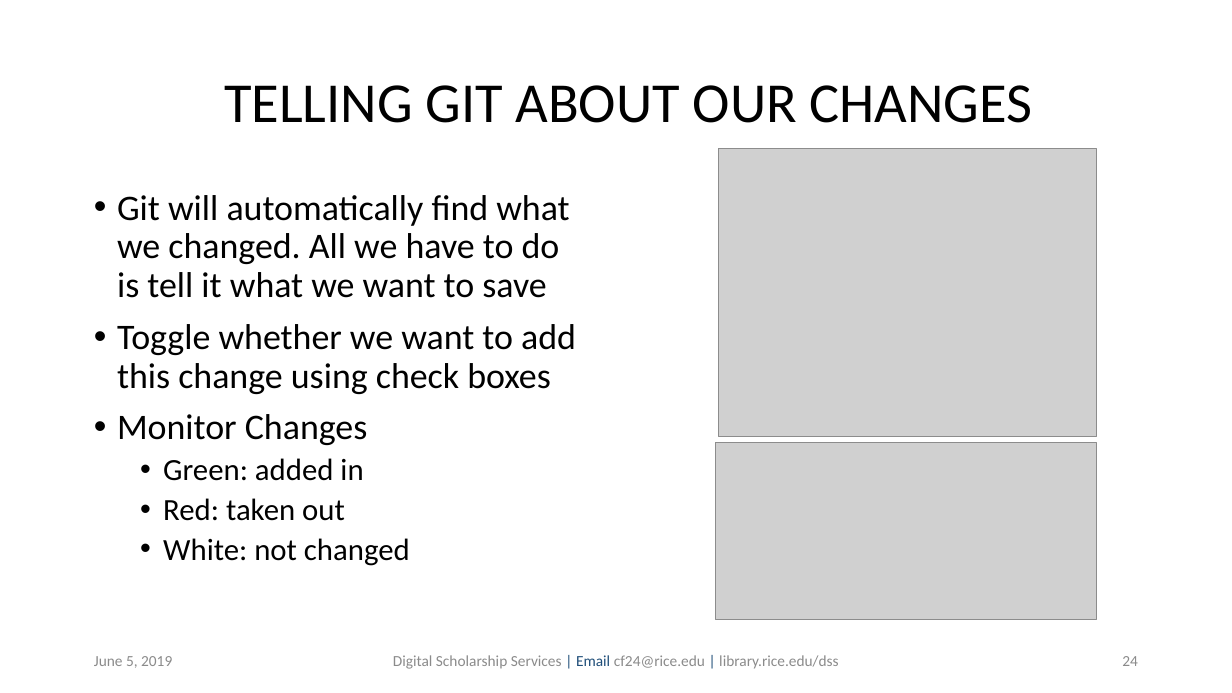
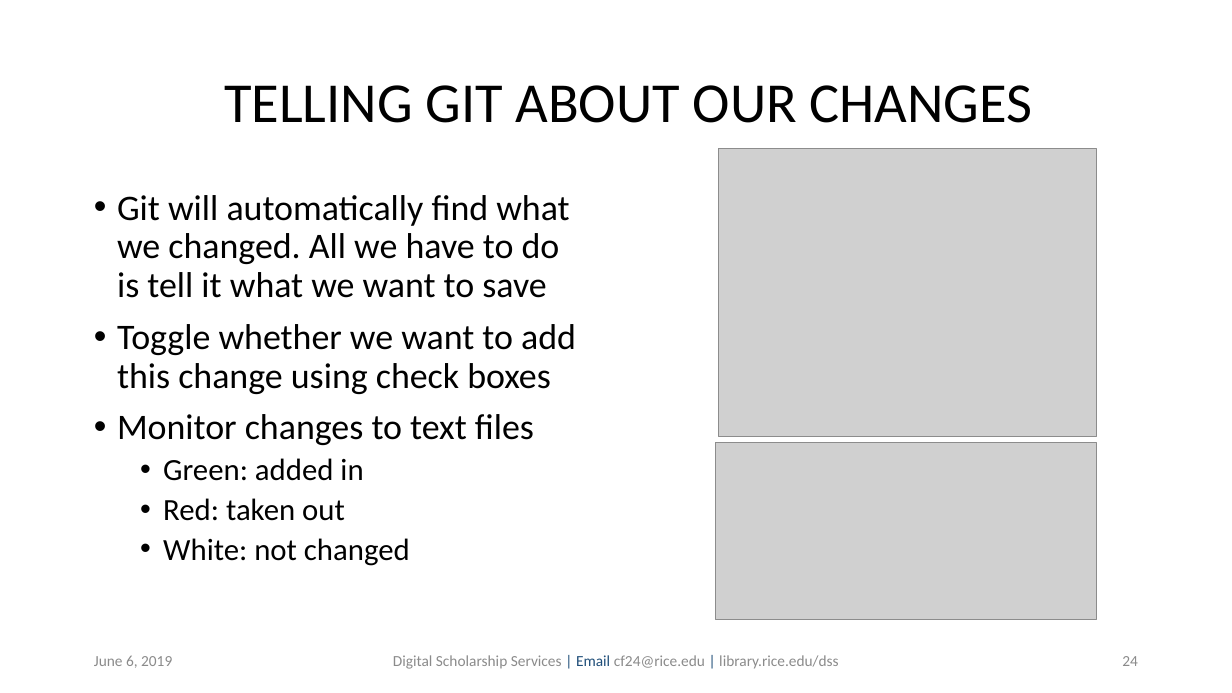
Before and after one commit to bakitybacon/rice-data-and-donuts, a slide deck: slide 24 of github/Introduction to Git & GitHub.pptx. Drawn at 1232x693 pixels with LibreOffice and Linux fonts; fonts in the diff are those of the drawing; grey boxes stand for pictures; background and template pictures are left out. Boxes give left, top, right and bottom in pixels: in the first picture for what was removed or moved away, otherwise in the second. Text is boxed around its words. In the diff, an @@ line names an element or a change of style, - is before the commit and + after.

Commit message:
edited text

```diff
--- a/github/Introduction to Git & GitHub.pptx
+++ b/github/Introduction to Git & GitHub.pptx
@@ text at [117, 414, 534, 445]: text changed @@
-• Monitor Changes
+• Monitor changes to text files
@@ text at [94, 655, 172, 668]: text changed @@
-June 5, 2019
+June 6, 2019
```
Also in this commit, not shown: 39 other slides changed, 1 slide added.
